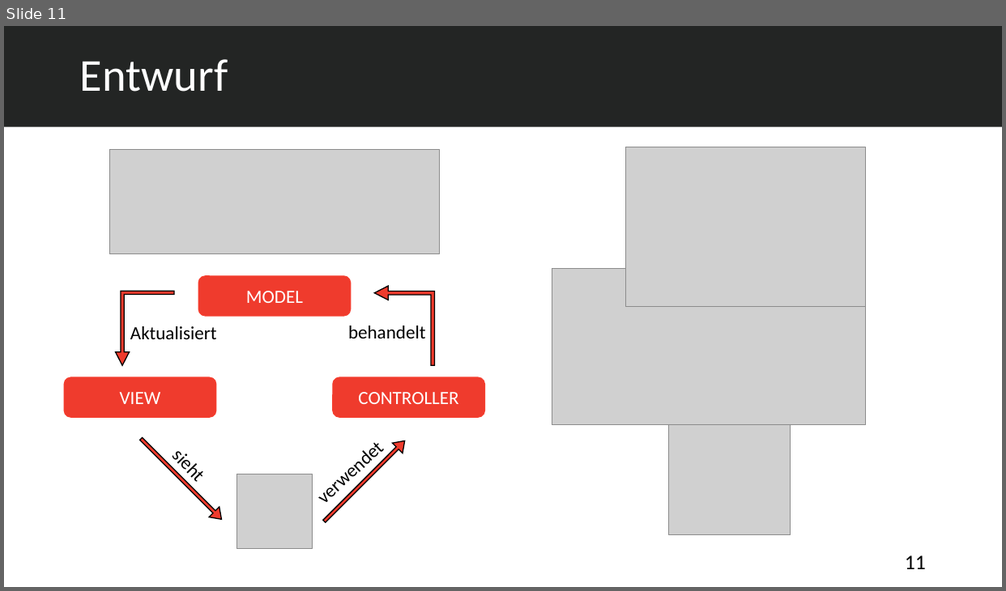
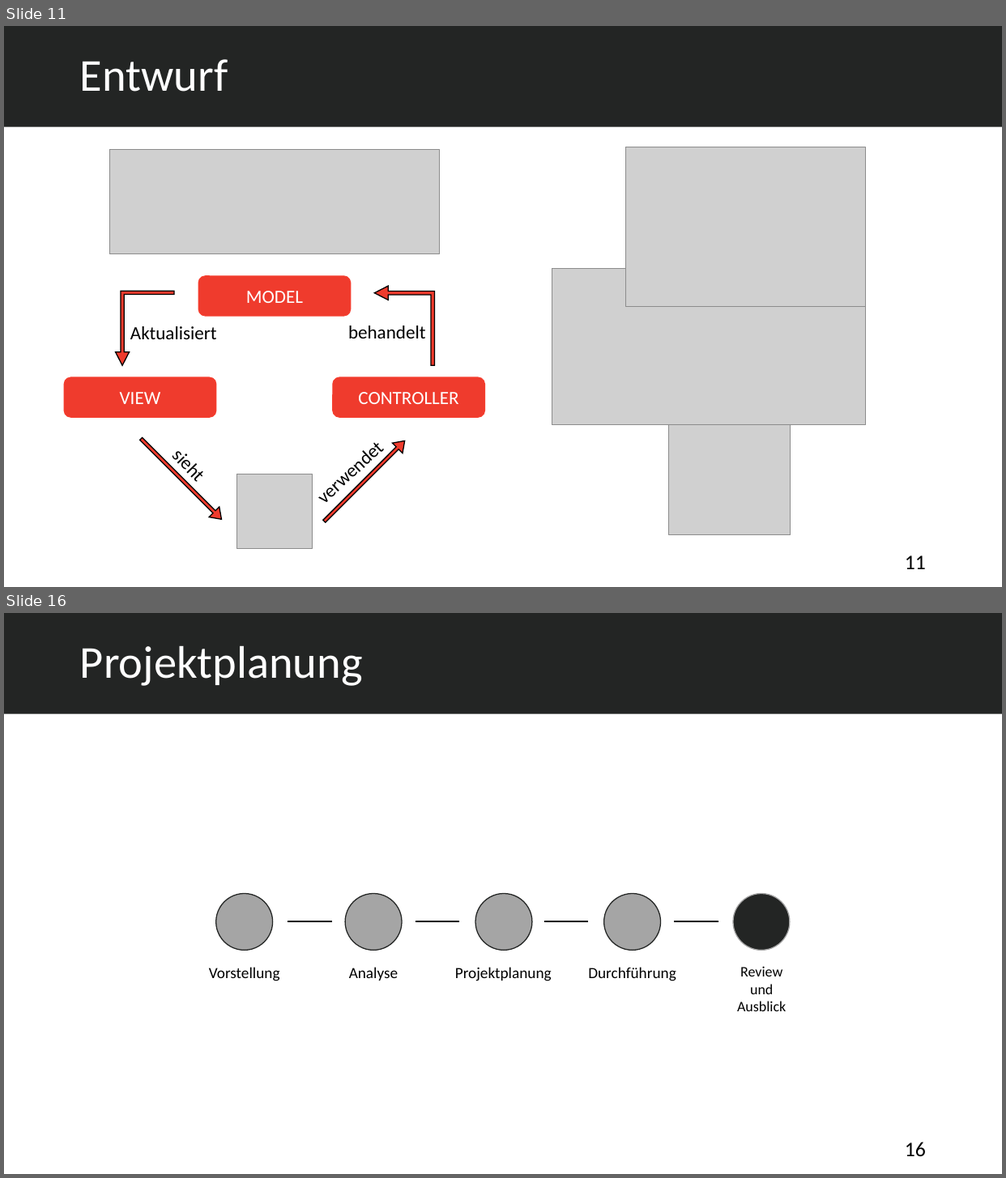
Before and after one commit to abdulsalam-emesh/Projektspresentation, a slide deck: Auszubildenden Verwaltungssystem.pptx. Shown one above the other, each under a label of ours: slide 11 before the commit, slides 11 and 16 after it; the slides between them are not shown. The pictures are 1006x591 and 1006x1178 pixels, drawn with LibreOffice and Linux fonts; fonts in the diff are those of the drawing; grey boxes stand for pictures. Boxes give left, top, right and bottom in pixels: in the first picture for what was removed or moved away, otherwise in the second. Text is boxed around its words. In the diff, an @@ line names an element or a change of style, - is before the commit and + after.

```diff
--- a/Auszubildenden Verwaltungssystem.pptx
+++ b/Auszubildenden Verwaltungssystem.pptx
@@ slide 16 added at box(4, 613, 1002, 1174), background #FFFFFF @@
@@ rectangle added at box(4, 613, 1002, 714), fill #232524 @@
@@ title added at box(80, 645, 363, 686), 44 pt, text #FFFFFF @@
+Projektplanung
@@ ellipse added at box(216, 894, 273, 951), fill #A5A5A5, outline #232524 1 pt @@
@@ ellipse added at box(345, 894, 403, 951), fill #A5A5A5, outline #232524 1 pt @@
@@ ellipse added at box(475, 894, 533, 951), fill #A5A5A5, outline #232524 1 pt @@
@@ ellipse added at box(604, 894, 661, 951), fill #A5A5A5, outline #232524 1 pt @@
@@ ellipse added at box(733, 894, 790, 951), fill #232524, outline #A5A5A5 1 pt @@
@@ line added from (288, 922) to (332, 922), #000000 1.5 pt @@
@@ line added from (415, 922) to (460, 922), #000000 1.5 pt @@
@@ line added from (544, 922) to (588, 922), #000000 1.5 pt @@
@@ line added from (674, 922) to (718, 922), #000000 1.5 pt @@
@@ text added at box(209, 967, 280, 982), 15 pt, text #000000 @@
+Vorstellung
@@ text added at box(349, 967, 398, 981), 15 pt, text #000000 @@
+Analyse
@@ text added at box(455, 967, 552, 982), 15 pt, text #000000 @@
+Projektplanung
@@ text added at box(588, 967, 675, 982), 15 pt, text #000000 @@
+Durchführung
@@ text added at box(737, 966, 786, 1012), 14 pt, text #000000 @@
+Review
+und
+Ausblick
@@ page number added at box(905, 1142, 926, 1157), 20 pt, text #000000 @@
+16
```
Also in this commit, not shown: 1 slide changed, 6 other slides added, 13 other files.
